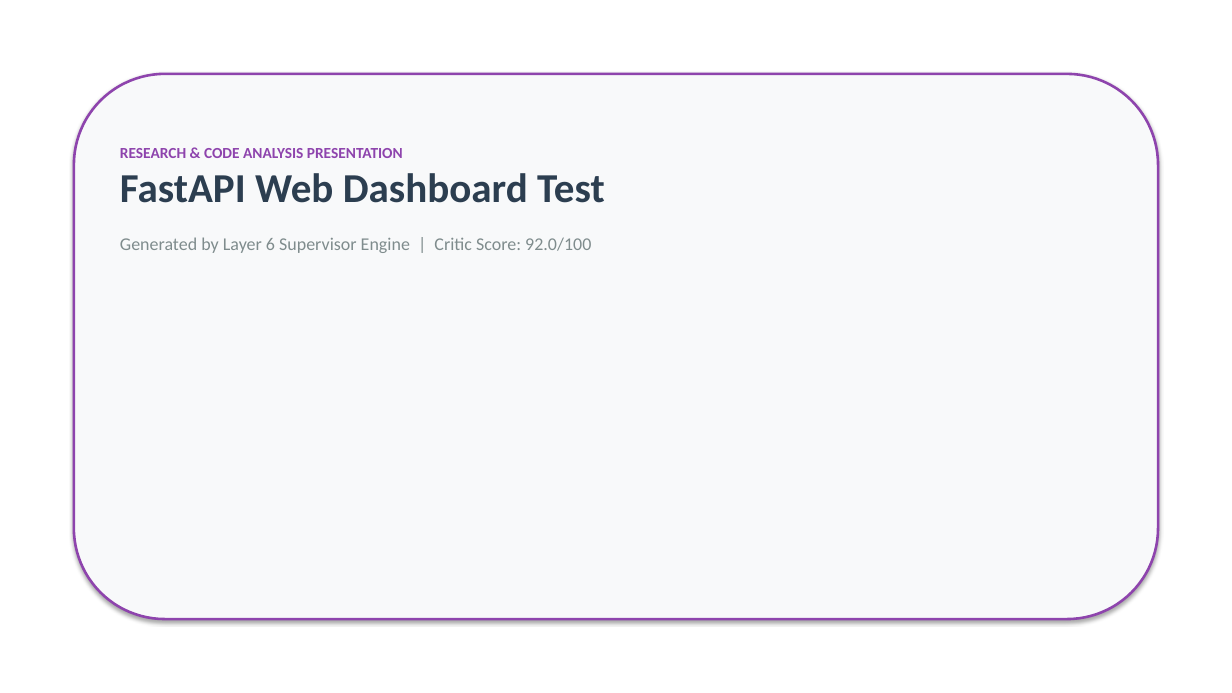
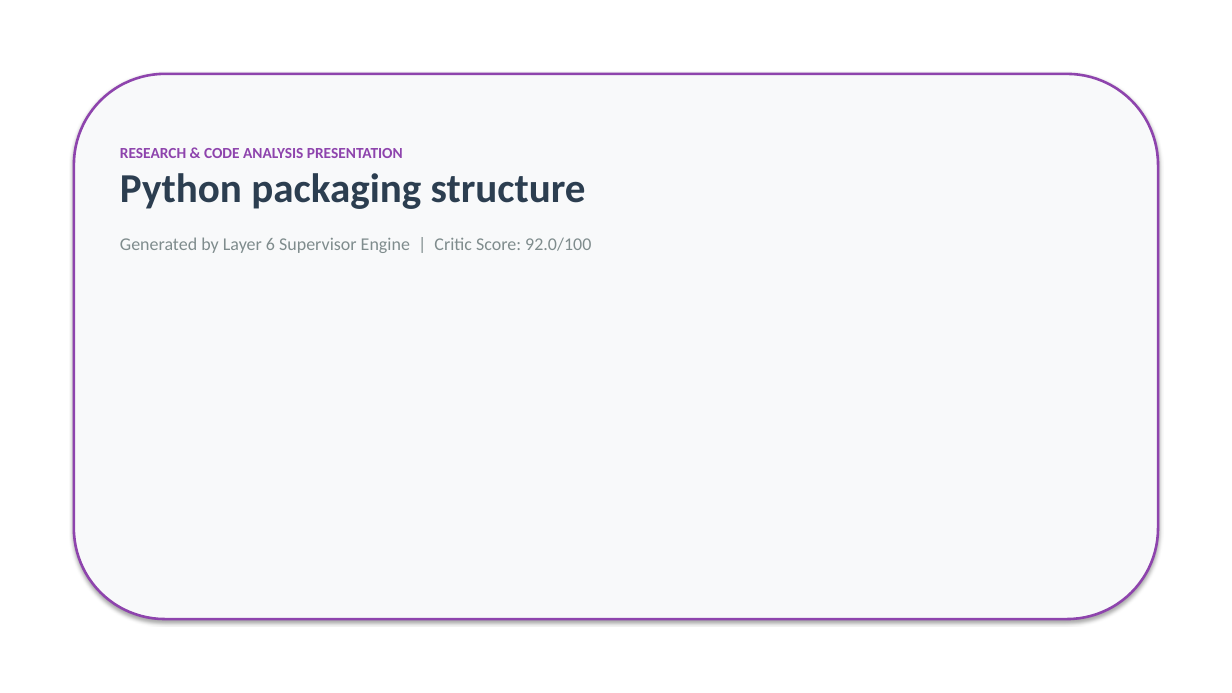
Before and after one commit to rahulkumar-andc/resercher-campanion, a slide deck: slide 1 of output/Presentation.pptx. Drawn at 1232x693 pixels with LibreOffice and Linux fonts; fonts in the diff are those of the drawing. Boxes give left, top, right and bottom in pixels: in the first picture for what was removed or moved away, otherwise in the second. Text is boxed around its words. In the diff, an @@ line names an element or a change of style, - is before the commit and + after.

```diff
--- a/output/Presentation.pptx
+++ b/output/Presentation.pptx
@@ text at [120,173,586,209]: text changed @@
-FastAPI Web Dashboard Test
+Python packaging structure
```
Also in this commit, not shown: 3 other slides changed, 29 other files.
